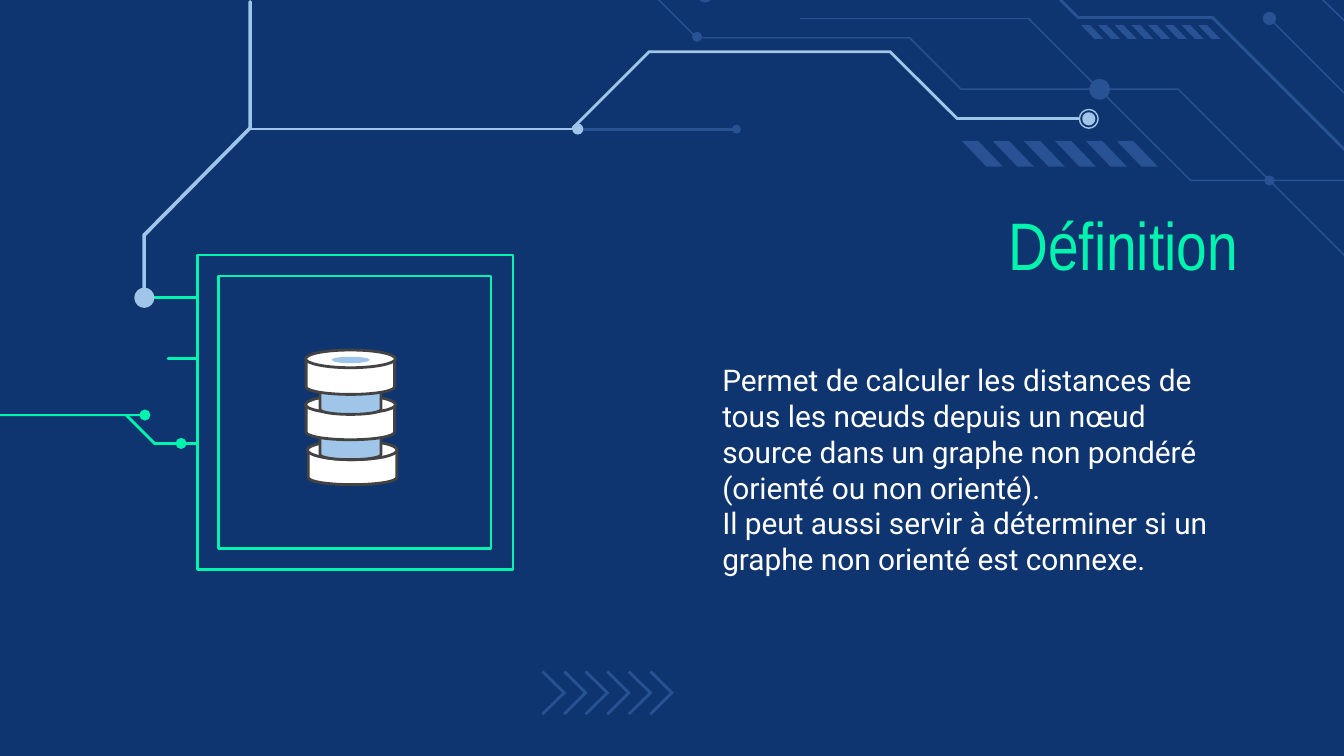
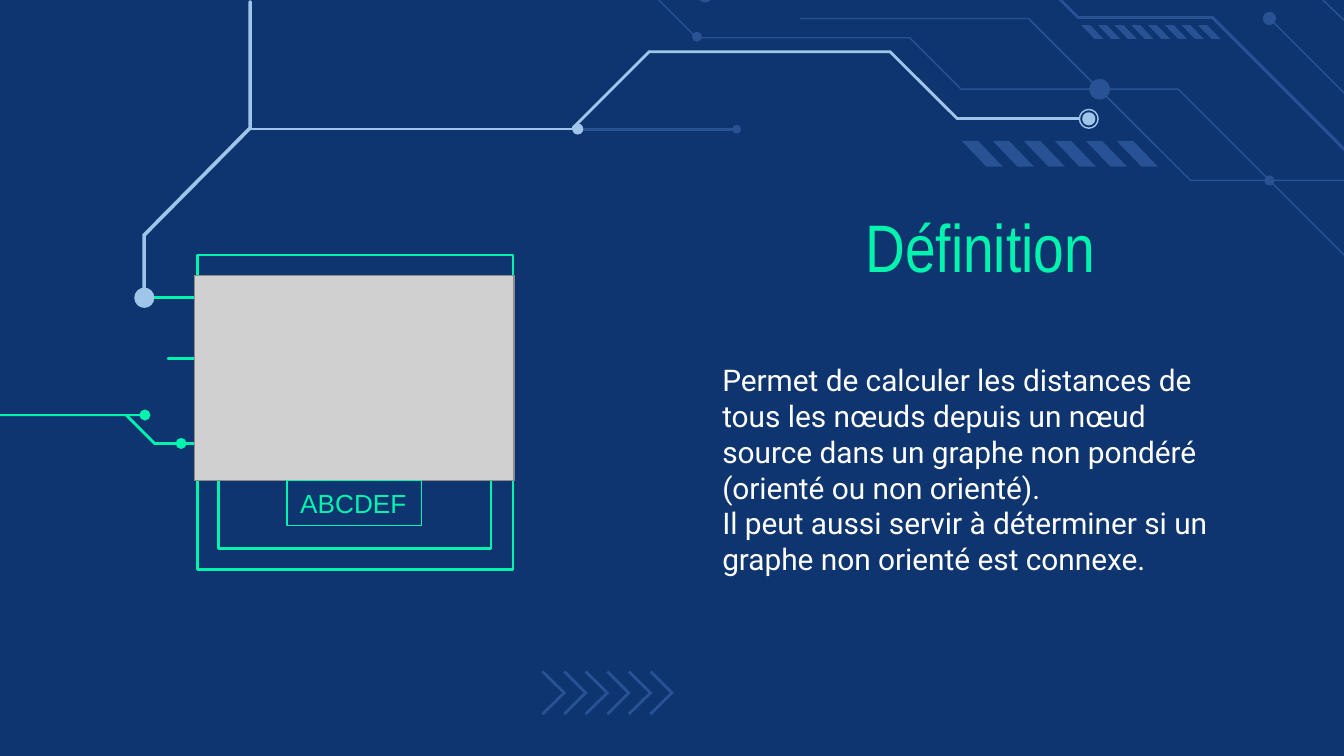
Before and after one commit to aws3ma/Theorie-des-graphes, a slide deck: slide 6 of Les algorithmes des arbres.pptx. Drawn at 1344x756 pixels with LibreOffice and Linux fonts; fonts in the diff are those of the drawing; grey boxes stand for pictures. Boxes give left, top, right and bottom in pixels: in the first picture for what was removed or moved away, otherwise in the second. Text is boxed around its words. In the diff, an @@ line names an element or a change of style, - is before the commit and + after.

```diff
--- a/Les algorithmes des arbres.pptx
+++ b/Les algorithmes des arbres.pptx
@@ title "Définition": place and size @@
-title "Définition" at <box>1008,220,1238,271</box>
+title "Définition" at <box>865,222,1095,273</box>
@@ title "Définition" at <box>865,222,1095,273</box>: alignment right to centre @@
@@ picture added at <box>195,276,515,481</box> @@
@@ group removed at <box>305,349,398,485</box>: 18 freeform shapes @@
@@ rectangle added at <box>288,481,422,527</box>, outline #00F4AD 0.75 pt, 14 pt, text #00F4AD @@
+ABCDEF
```
Also in this commit, not shown: 7 other slides changed.
